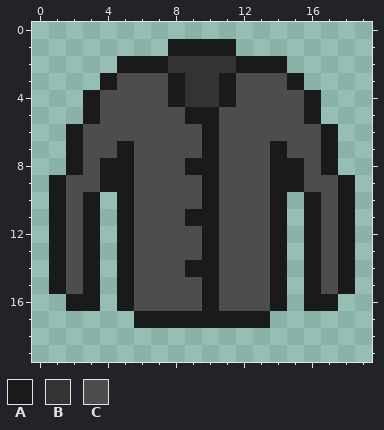
Edited in one commit: pixel-art file (Art/Office Pack/HUD/Icons/black_shirt.ase). The first picture shows the starting point.
20x20 pixels, 1 frame.
Palette (. is transparent): A #1a1a1a  B #333333  C #4d4d4d
Now the later version:
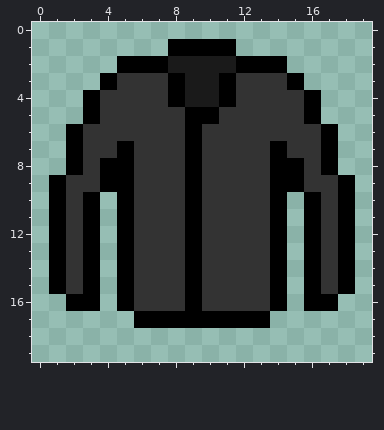
The edit:
Colour A changes from #1a1a1a to #000000.
Colour B changes from #333333 to #1a1a1a.
Colour C changes from #4d4d4d to #333333.
Layer "Layer 2":
The edit turns colour C into colour A in rows 6 to 7 at x 9; in rows 9 to 10 at x 9; in rows 12 to 13 at x 9; in rows 15 to 16 at x 9.
The edit turns colour A into colour C in rows 6 to 16 at x 10.
